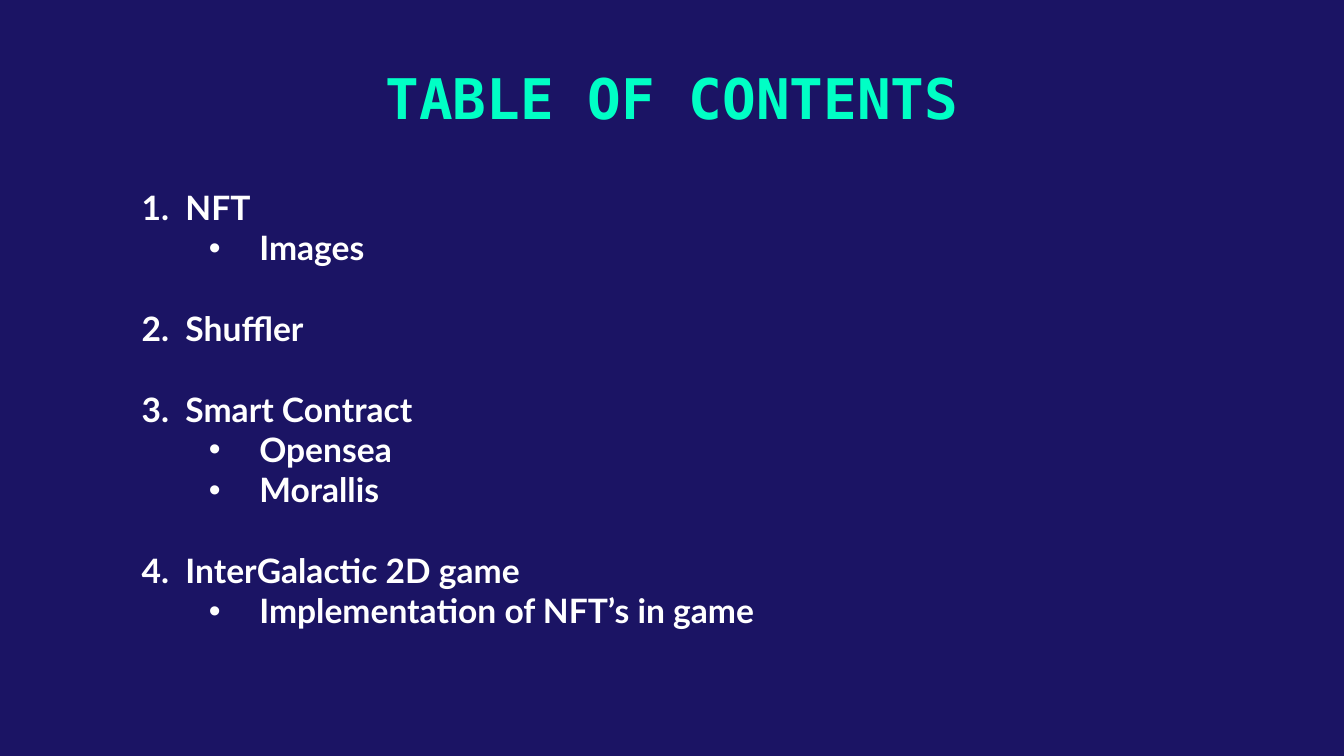
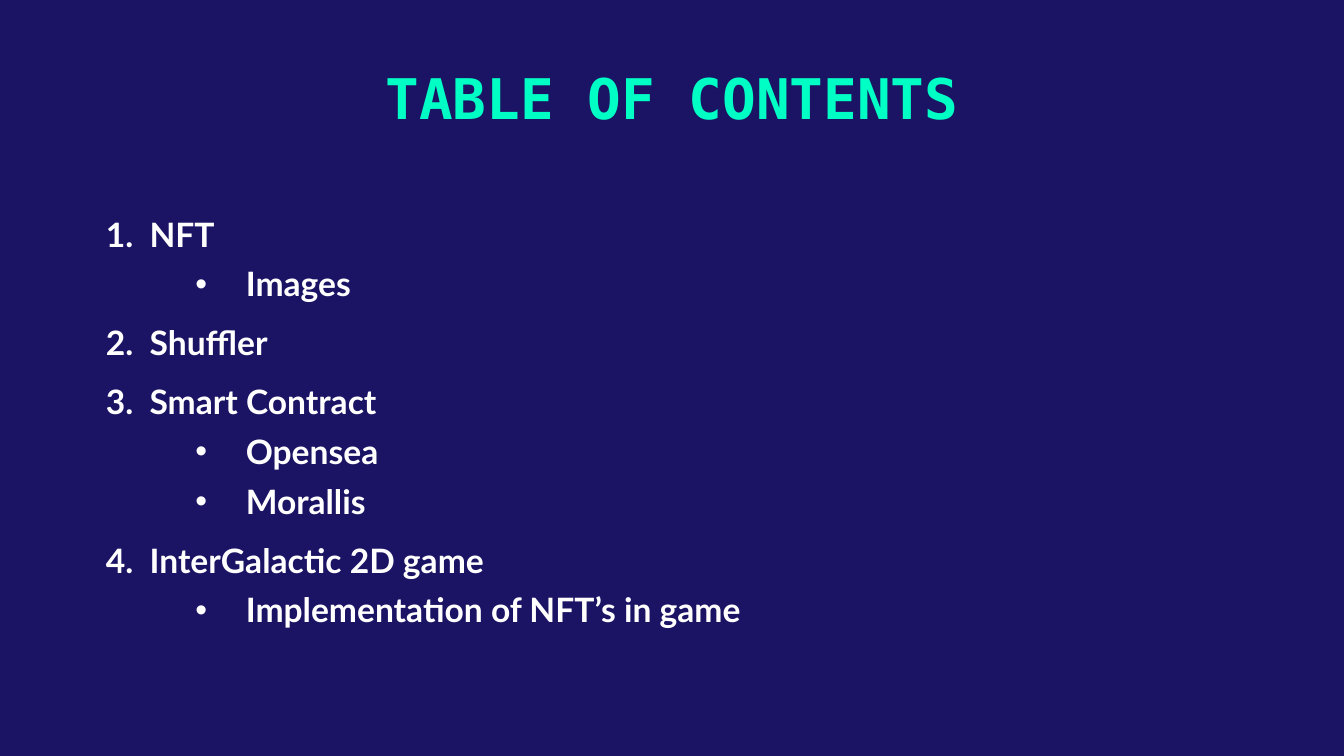
Before and after one commit to MarielMesi/Cosmos, a slide deck: slide 3 of Cosmos.pptx. Drawn at 1344x756 pixels with LibreOffice and Linux fonts; fonts in the diff are those of the drawing. Boxes give left, top, right and bottom in pixels: in the first picture for what was removed or moved away, otherwise in the second. Text is boxed around its words. In the diff, an @@ line names an element or a change of style, - is before the commit and + after.

```diff
--- a/Cosmos.pptx
+++ b/Cosmos.pptx
@@ subtitle "1. NFT": place and size @@
-subtitle "1. NFT" at [142, 195, 754, 629]
+subtitle "1. NFT" at [106, 222, 741, 628]
@@ subtitle "1. NFT" at [106, 222, 741, 628]: indent changed; more space between paragraphs @@
```
Also in this commit, not shown: 12 other slides changed.
